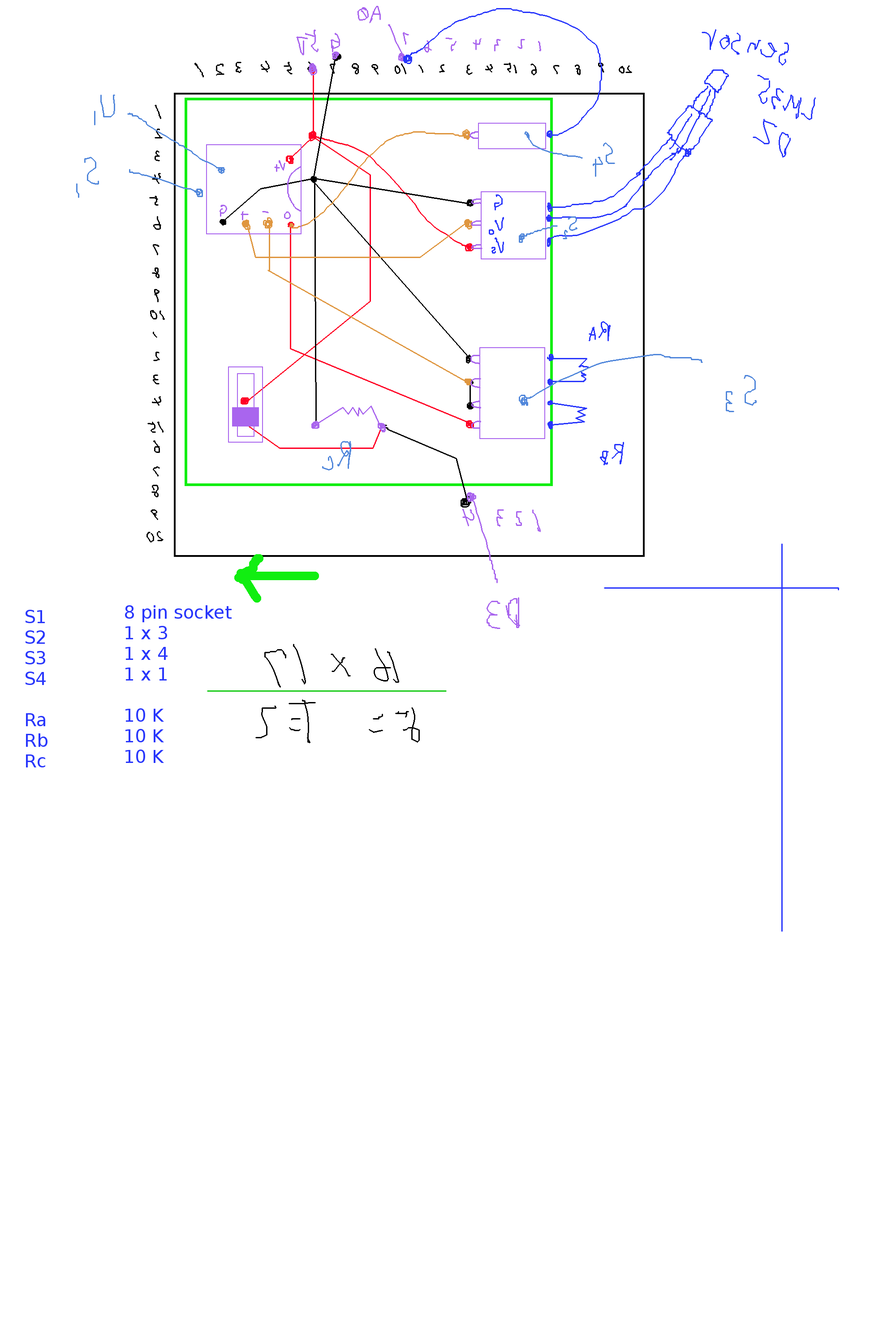
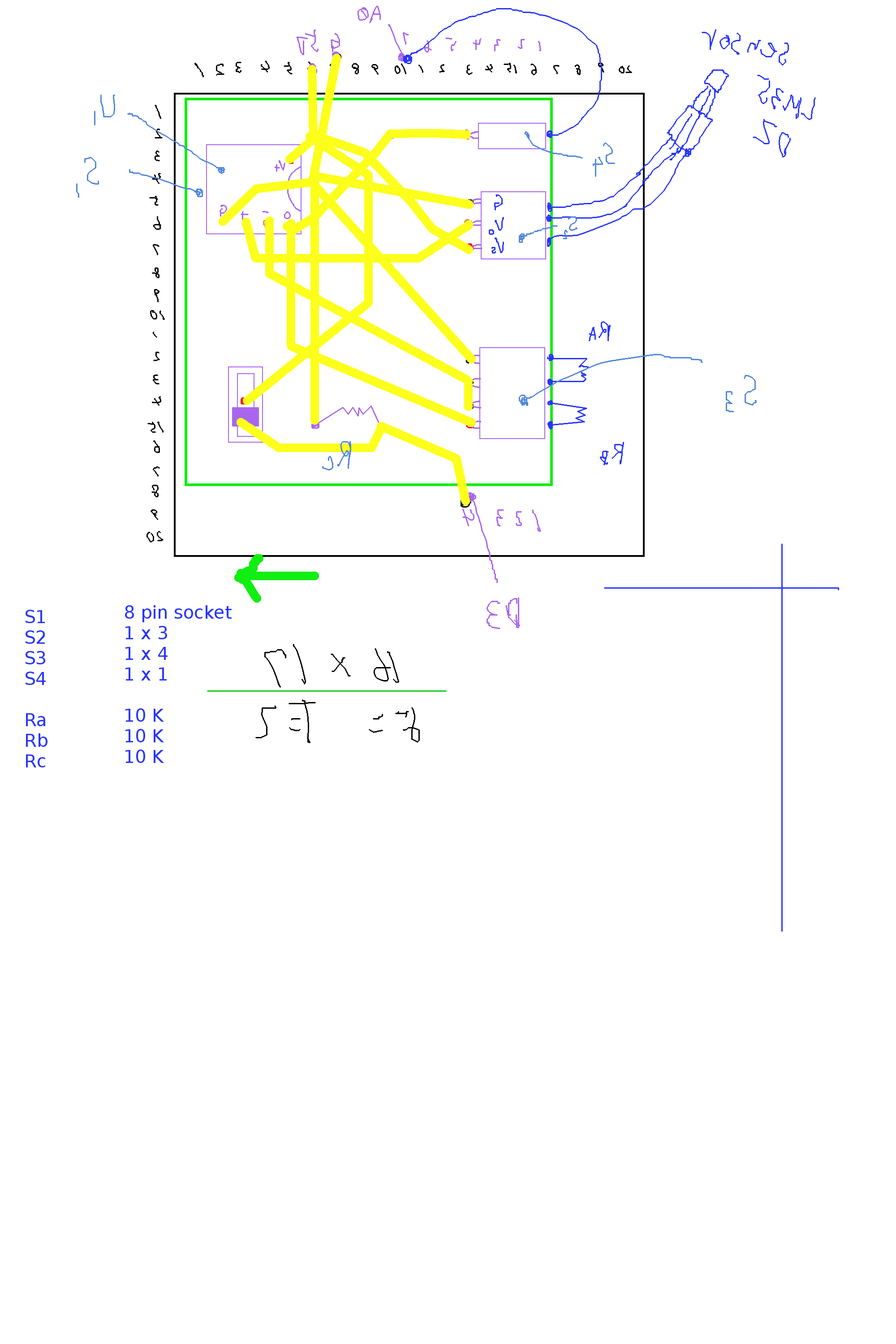
Layer changes from the first 896px x 1344px image to the second:
painted on "done" over [218, 53, 476, 506]
